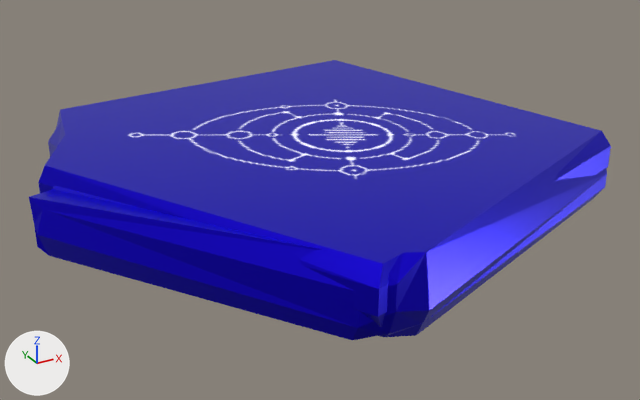
Two versions of the glTF model public/glb/shell_05.glb, one commit apart.
Camera for both pictures: a 50 mm lens placed at (-0.203, -0.376, 0.182), pointed at (0.001, -0.006, -0.003). The lights are fixed; the arrows at lower left show +X, +Y and +Z. The older version comes first.
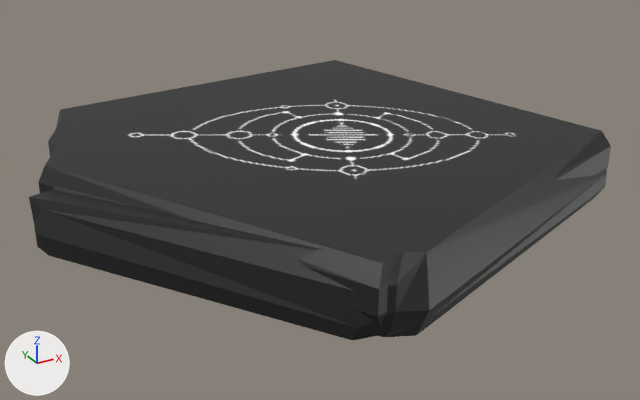
Changed parts and their boxes (x1, y1, x2, y2) in the pictures (640 x 400 px):
'Mesh1.044', recoloured (blue to black)
    both: (29, 60, 611, 340)

Edits to the bpy script that builds the scene:
```text
Add mat_materiał_004:
    mat_materiał_004 = bpy.data.materials.new('Materiał.004')
    # colours: dark grey #515151
    # uses the picture img_emisja
Change me_mesh1_104:
    where me_mesh1_104.from_pydata(...)  # 95 vertices, 188 faces; spans x -0.14..0.142, y -0.136..0.138, z -0.01..0.029
    remove me_mesh1_104.materials.append(mat_materiał)
    add me_mesh1_104.materials.append(mat_materiał_004)
```
